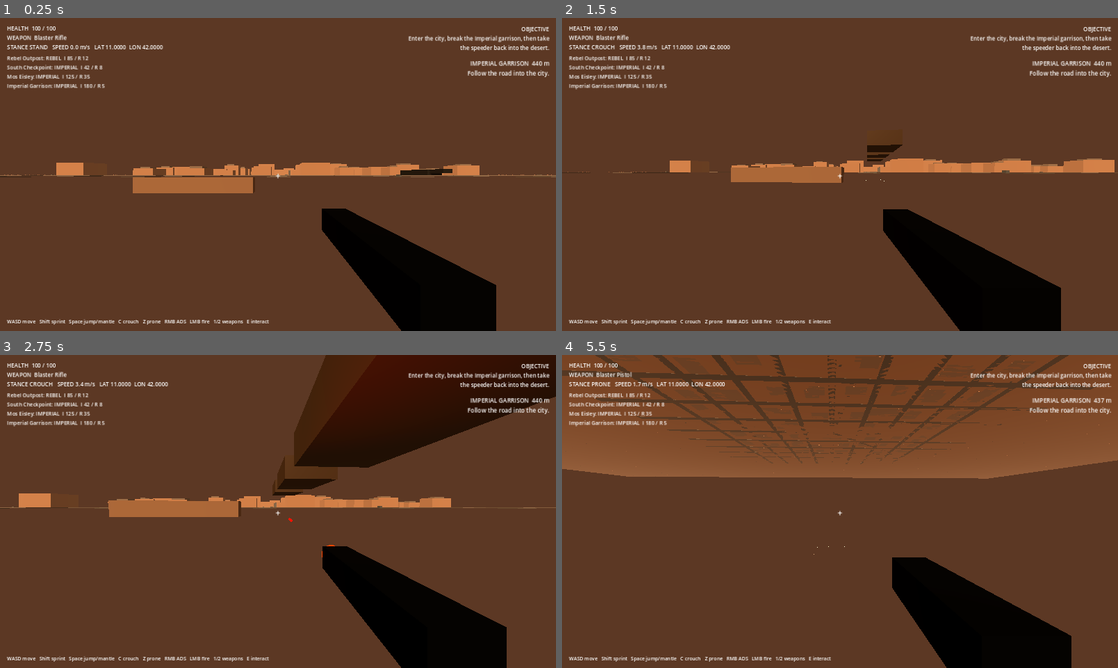
Above: before the commit, frames 1-4 (two rows, left to right).
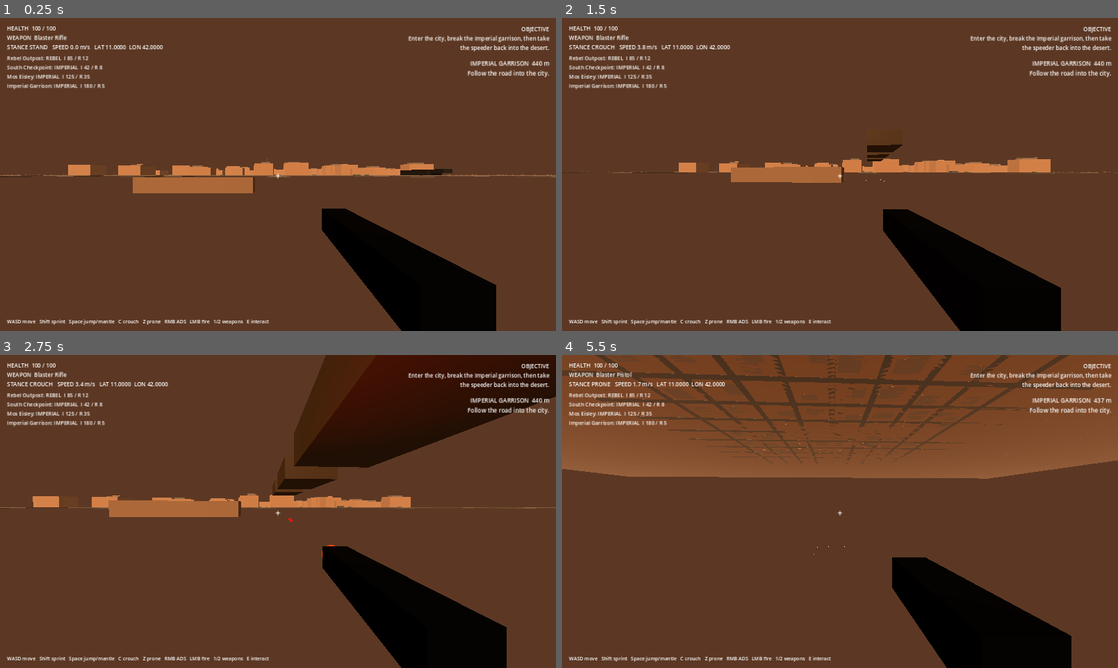
Above: after the commit, the same moments.

Repository: Deputy1389/far-horizon
Game: Godot game, scene res://game/scenes/main.tscn
Same seed, same stepped clock (60 frames per second), same inputs: the game is played once before the commit and once after it.
Inputs (mouse positions are in pixels of both pictures, inside the frame that each line leads up to):
- Up to frame 1 (0.25 s): no input
- Up to frame 2 (1.5 s): move the mouse to (867, 174) at 0.52 s; hold Right mouse button (aim) 0.53-1.28 s; hold W (move_forward) from 0.53 s (still down); click (867, 174) at 0.67 s; tap Space (jump) at 0.77 s; move the mouse to (812, 174) at 1.27 s; tap C (crouch) at 1.35 s
- Up to frame 3 (2.75 s): keep holding W (move_forward); tap Space (jump) at 1.52 s; move the mouse to (289, 505) at 2.02 s; press the mouse at (289, 505) at 2.03 s
- Up to frame 4 (5.5 s): keep holding W (move_forward); move the mouse to (834, 517) at 2.77 s; release the mouse at (834, 517) at 2.78 s; tap E (interact) at 2.85 s; click (834, 517) at 2.92 s; tap Space (jump) at 3.02, 3.77, 4.52 s; move the mouse to (878, 514) at 3.52 s; tap Z (prone) at 3.6 s; move the mouse to (795, 508) at 4.27 s; tap Shift (sprint) at 4.35 s; move the mouse to (845, 511) at 5.02 s; tap 1 (weapon_1) at 5.1 s; click (845, 511) at 5.17 s

The runs differ from the first frame. In frame 1, 1.0% of the frame differs, in the area x 3-98%, y 44-51%; in frame 2, 1.1%, in the area x 14-100%, y 44-50%; in frame 3, 0.9%; in frame 4, less than 0.1%.

Commit message:
world: give procedural city stronger Tatooine silhouettes

Diff:
--- a/game/scripts/world/city_generator.gd
+++ b/game/scripts/world/city_generator.gd
@@ -139,6 +139,40 @@
 		roof.material_override = roof_material
 		root.add_child(roof)
 
+	if rng.randf() > 0.70:
+		var dome := MeshInstance3D.new()
+		var dome_mesh := SphereMesh.new()
+		var dome_radius := rng.randf_range(2.4, minf(size.x, size.z) * 0.22)
+		dome_mesh.radius = dome_radius
+		dome_mesh.height = dome_radius * 2.0
+		dome_mesh.radial_segments = 12
+		dome_mesh.rings = 6
+		dome.mesh = dome_mesh
+		dome.scale = Vector3(1.0, 0.46, 1.0)
+		dome.position = Vector3(
+			rng.randf_range(-size.x * 0.18, size.x * 0.18),
+			size.y + dome_radius * 0.08,
+			rng.randf_range(-size.z * 0.18, size.z * 0.18)
+		)
+		dome.material_override = wall_material
+		root.add_child(dome)
+
+	if rng.randf() > 0.74:
+		var mast := MeshInstance3D.new()
+		var mast_mesh := CylinderMesh.new()
+		mast_mesh.top_radius = 0.12
+		mast_mesh.bottom_radius = 0.16
+		mast_mesh.height = rng.randf_range(3.5, 7.5)
+		mast_mesh.radial_segments = 6
+		mast.mesh = mast_mesh
+		mast.position = Vector3(
+			rng.randf_range(-size.x * 0.28, size.x * 0.28),
+			size.y + mast_mesh.height * 0.5,
+			rng.randf_range(-size.z * 0.28, size.z * 0.28)
+		)
+		mast.material_override = accent_material
+		root.add_child(mast)
+
 	if rng.randf() > 0.66:
 		var awning := MeshInstance3D.new()
 		var awning_mesh := BoxMesh.new()
